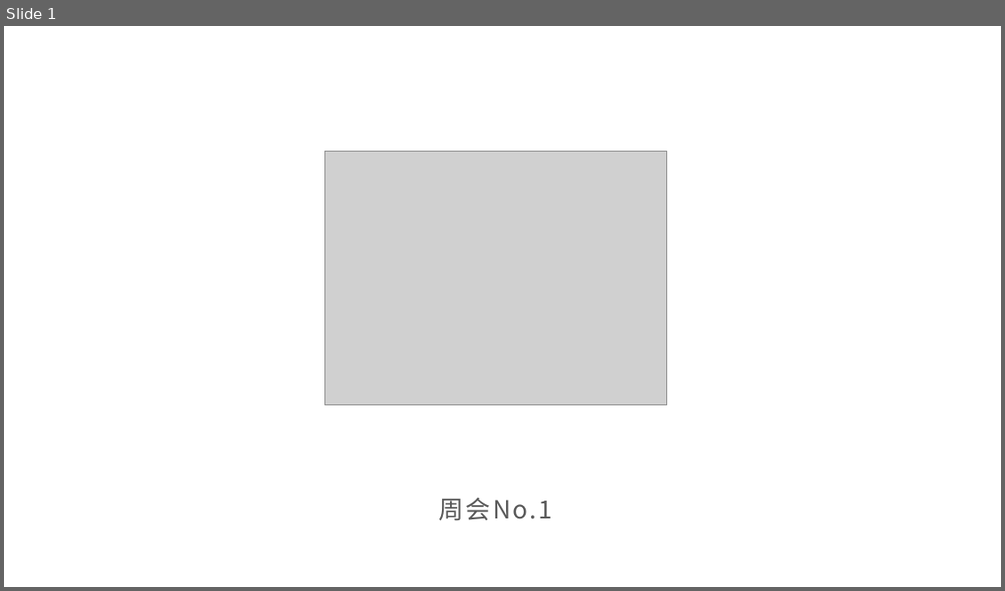
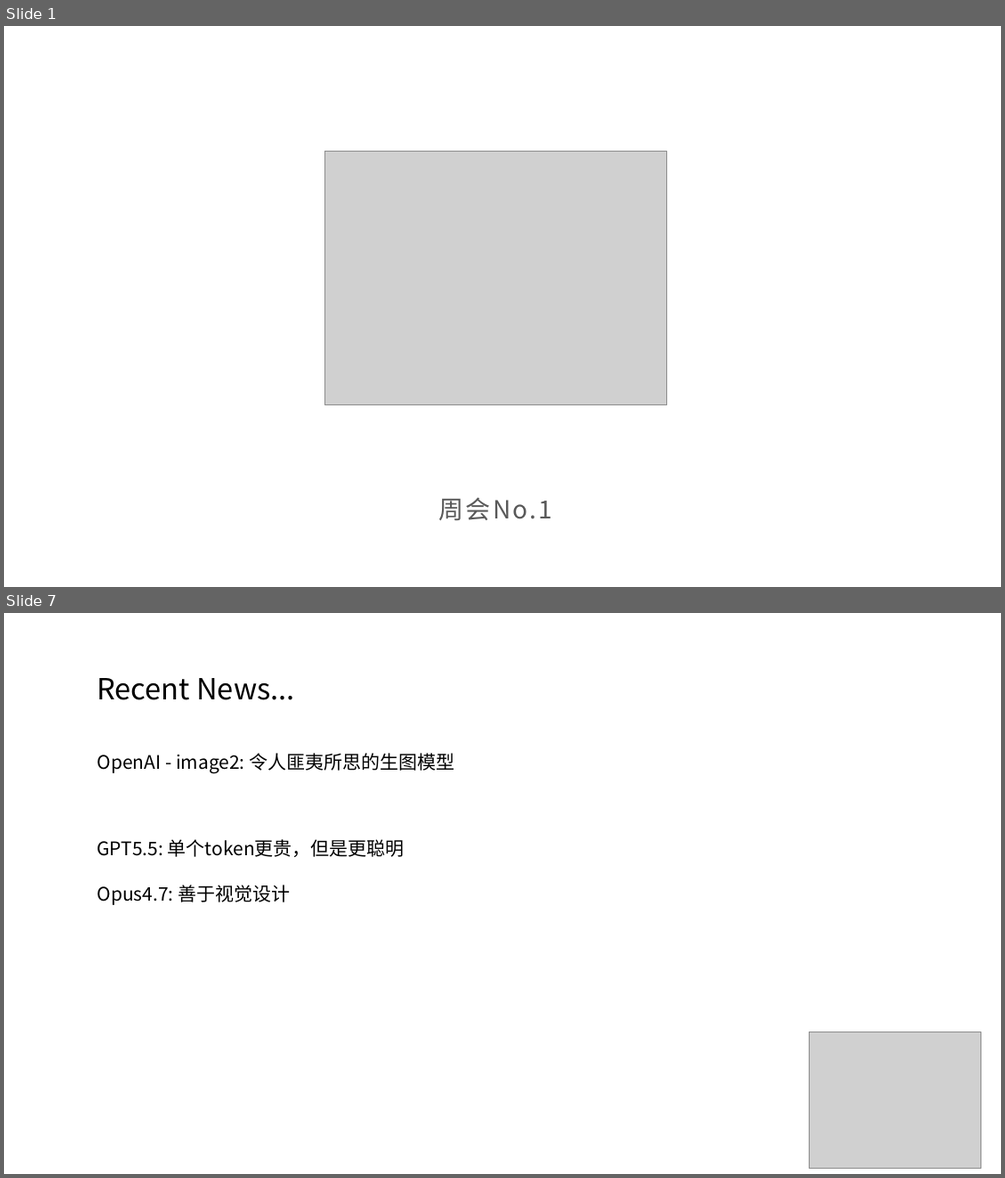
Before and after one commit to SCPZ24/AgentFlow-Salon, a slide deck: Meeting01.pptx. Shown one above the other, each under a label of ours: slide 1 before the commit, slides 1 and 7 after it; the slides between them are not shown. The pictures are 1005x591 and 1005x1178 pixels, drawn with LibreOffice and Linux fonts; fonts in the diff are those of the drawing; grey boxes stand for pictures. Boxes give left, top, right and bottom in pixels: in the first picture for what was removed or moved away, otherwise in the second. Text is boxed around its words. In the diff, an @@ line names an element or a change of style, - is before the commit and + after.

```diff
--- a/Meeting01.pptx
+++ b/Meeting01.pptx
@@ slide 7 added at (4,613,1001,1174), background #FFFFFF @@
@@ text added at (97,678,294,700), 28 pt, text #000000 @@
+Recent News...
@@ text added at (97,753,455,773), 18 pt, text #000000 @@
+OpenAI - image2: 令人匪夷所思的生图模型
@@ text added at (97,839,404,905), 18 pt, text #000000 @@
+GPT5.5: 单个token更贵，但是更聪明
+Opus4.7: 善于视觉设计
@@ picture added at (809,1032,981,1167) @@
```
Also in this commit, not shown: 8 other slides added, 1 slide removed.
